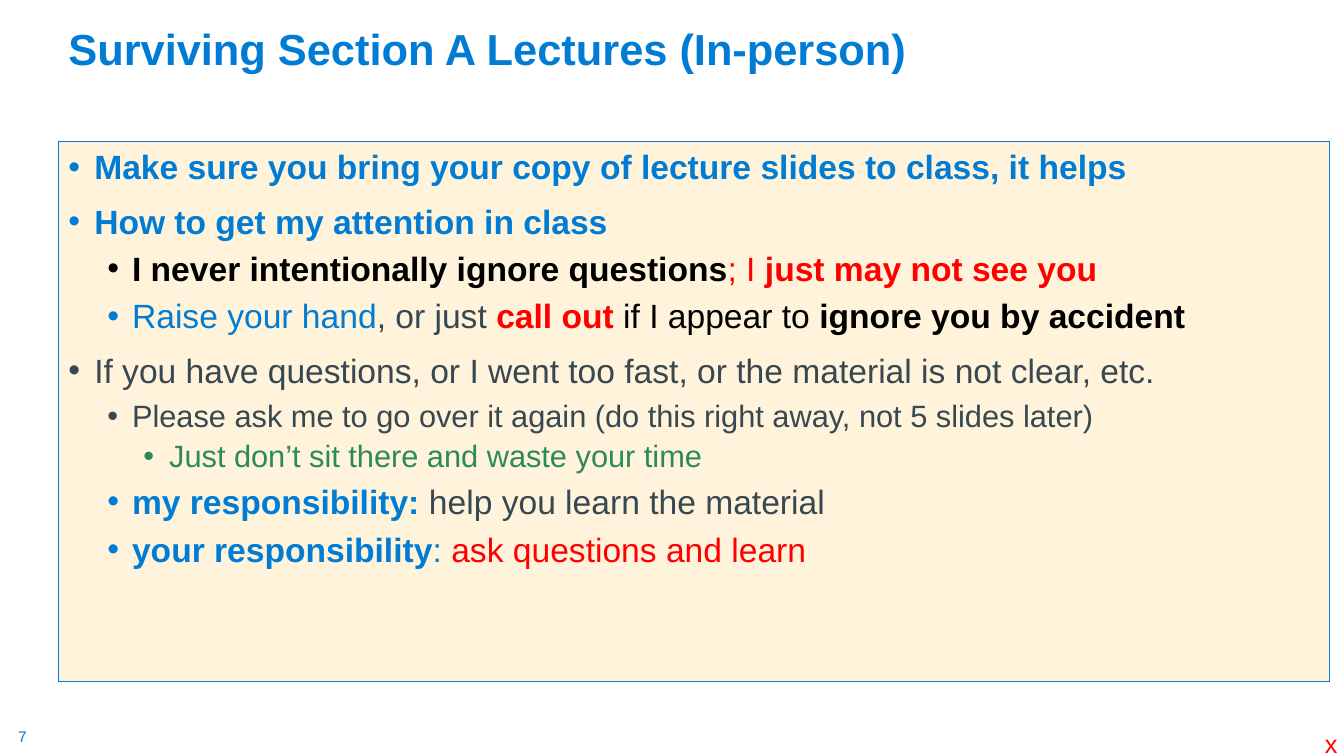
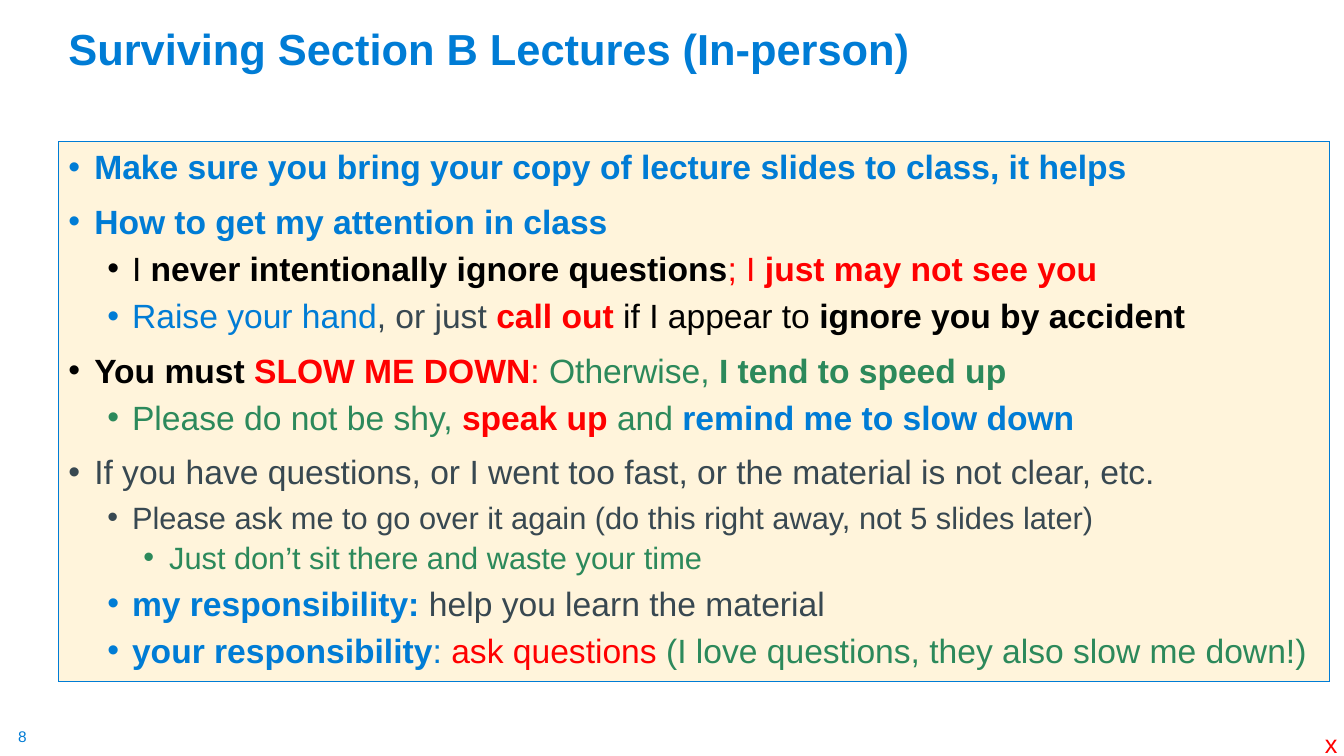
Before and after one commit to cse30-sp24/Cao-slides, a slide deck: slide 8 of 01-C-Part1.pptx (slide 7 before the commit). Drawn at 1344x756 pixels with LibreOffice and Linux fonts; fonts in the diff are those of the drawing. Boxes give left, top, right and bottom in pixels: in the first picture for what was removed or moved away, otherwise in the second. Text is boxed around its words. In the diff, an @@ line names an element or a change of style, - is before the commit and + after.

```diff
--- a/01-C-Part1.pptx
+++ b/01-C-Part1.pptx
@@ title at box(68, 33, 909, 73): text changed @@
-Surviving Section A Lectures (In-person)
+Surviving Section B Lectures (In-person)
@@ text at box(94, 358, 1075, 437): paragraphs added @@
+• You must SLOW ME DOWN: Otherwise, I tend to speed up
+  • Please do not be shy, speak up and remind me to slow down
@@ text at box(132, 638, 1307, 670): text changed; text colour #FF0000 to #2C895B @@
-  • your responsibility: ask questions and learn
+  • your responsibility: ask questions (I love questions, they also slow me down!)
@@ page number at box(18, 731, 27, 742): text changed @@
-7
+8
```
Also in this commit, not shown: 33 other slides changed, 4 slides added, 1 slide removed.
